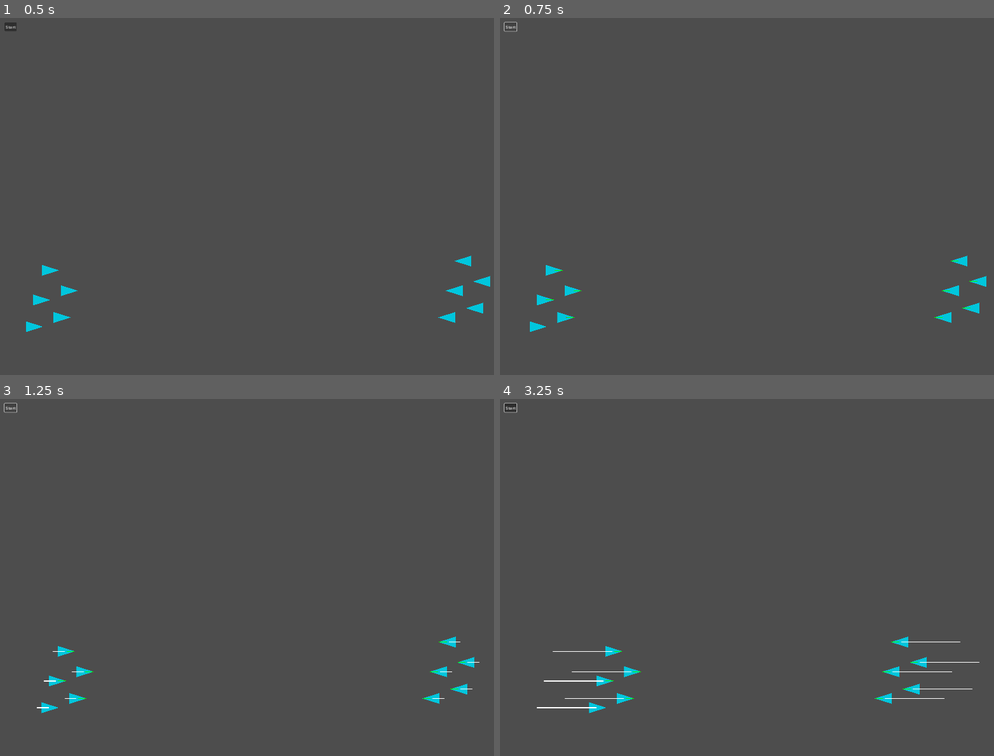
Above: before the commit, frames 1-4 (two rows, left to right).
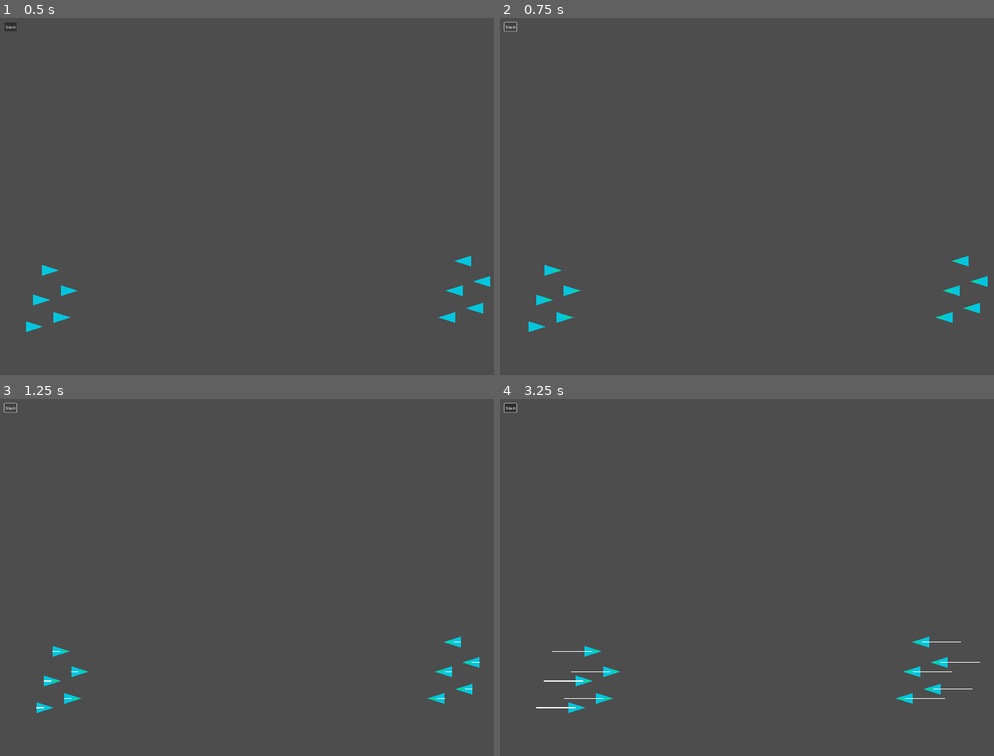
Above: after the commit, the same moments.

Repository: ewandos/godot-plugin-fluid-group-navigation
Game: Godot game, scene res://Game.tscn
The game is run twice, just before and just after one commit, with the same random seed, the same clock (stepped at 60 frames per second) and the same inputs.
Inputs (mouse positions are in pixels of both pictures, inside the frame that each line leads up to):
- Up to frame 1 (0.5 s): no input
- Up to frame 2 (0.75 s): click "Start" at 0.5 s
- Up to frame 3 (1.25 s): no input
- Up to frame 4 (3.25 s): click "Start" at 1.25 s; click "Start" at 2 s; move the mouse to (860, 623) at 2.77 s; click (860, 623) at 2.92 s

Frame 1 is identical in both runs. In frame 2, 0.2% of the frame differs, in the area x 5-99%, y 66-88%; in frame 3, 0.6%; in frame 4, 1.1%, in the area x 7-98%, y 66-89%.

Commit message:
Refactor

Diff:
--- a/AgentAttributes.gd
+++ b/AgentAttributes.gd
@@ -1,9 +1,20 @@
 extends Resource
 class_name AgentAttributes
 
+## Mass of the agent. Affects the inertia and acceleration.
 @export var mass := 1.0
+
+## Radius in pixels which the agent tries to maintain.
 @export var collision_radius := 30.0
-@export var turning_radius := 180
+
+## Limit of degree that the agent can turn in one frame.
+@export_range(1, 90) var turning_radius := 90
+
+## Maximum on force that can be applied to the agent before other forces are ignored.
 @export var max_force := 0.5
-@export var max_speed := 1.5
+
+## Maximum pixels that the agent can move in one frame.
+@export var max_speed := 1
+
+## Radius in pixel that other agents are detected.
 @export var neighbor_radius := 100.0
--- a/AgentMovement.gd
+++ b/AgentMovement.gd
@@ -15,6 +15,7 @@
 var target_reached_distance := 5.0
 var heading := Vector2.RIGHT
 var heading_smoother := HeadingSmoother.new(10)
+var is_sleeping := true
 
 var cummulative_steering_force := Vector2.ZERO
 
@@ -50,7 +51,7 @@
 
 
 func calc_velocity() -> Vector2:
-	if (path.size() == 0):
+	if path.size() == 0:
 		return Vector2.ZERO
 
 	steer()
@@ -72,6 +73,8 @@
 	# reset acceleration to 0 each cycle
 	acceleration *= 0
 
+	velocity = apply_turning_radius(velocity)
+
 	# smooth the heading
 	heading = heading_smoother.update(velocity.normalized())
 
@@ -88,18 +91,6 @@
 	var steering_force: Vector2 = Vector2.ZERO
 	steering_force = global_position.direction_to(path[0])
 	steering_force *= agent_attributes.max_speed
-
-	var steering_angle = abs(steering_force.angle_to(velocity))
-	var max_angle_rad = deg_to_rad(agent_attributes.turning_radius)
-
-	if steering_angle > max_angle_rad:
-		var is_right := velocity.cross(steering_force) > 0
-		var angle_correction = steering_angle - max_angle_rad
-
-		if is_right:
-			angle_correction *= -1
-
-		steering_force = steering_force.rotated(angle_correction)
 
 	return compute_force_to_steer_to_velocity(steering_force)
 
@@ -244,28 +235,33 @@
 	path_follow_force = compute_path_follow_force()
 	path_follow_force *= path_follow_weight
 	cummulative_steering_force += path_follow_force
-	if cummulative_steering_force.length() > agent_attributes.max_force: return cummulative_steering_force
+	if cummulative_steering_force.length() > agent_attributes.max_force:
+		return cummulative_steering_force
 
 	obstacle_avoidance_force = calculate_obstacle_avoidance_steering_force(neighbors)
 	obstacle_avoidance_force *= obstacle_avoidance_weight
 	cummulative_steering_force += obstacle_avoidance_force
-	if cummulative_steering_force.length() > agent_attributes.max_force: return cummulative_steering_force
+	if cummulative_steering_force.length() > agent_attributes.max_force:
+		return cummulative_steering_force
 
 	separation_steering_force = compute_separation_force(neighbors)
 	separation_steering_force *= separation_weight
 	cummulative_steering_force += separation_steering_force
-	if cummulative_steering_force.length() > agent_attributes.max_force: return cummulative_steering_force
+	if cummulative_steering_force.length() > agent_attributes.max_force:
+		return cummulative_steering_force
 
 	alignment_steering_force = compute_alignment_force(neighbors)
 	alignment_steering_force *= alignment_weight
 	cummulative_steering_force += separation_steering_force
-	if cummulative_steering_force.length() > agent_attributes.max_force: return cummulative_steering_force
+	if cummulative_steering_force.length() > agent_attributes.max_force:
+		return cummulative_steering_force
 
 	cohesion_steering_force = compute_cohesion_force(neighbors)
 	cohesion_steering_force *= cohesion_weight
 	cummulative_steering_force += cohesion_steering_force
 
 	return cummulative_steering_force
+
 
 func calculate_path(start_position: Vector2, target_position: Vector2) -> PackedVector2Array:
 	var parameter := NavigationPathQueryParameters2D.new()
@@ -279,9 +275,25 @@
 	result.remove_at(0)
 	return result
 
+
+func apply_turning_radius(steering_force: Vector2) -> Vector2:
+	var force_angle = abs(steering_force.angle_to(heading))
+	var angle_in_degree = rad_to_deg(force_angle)
+	var max_angle_rad = deg_to_rad(agent_attributes.turning_radius)
+
+	if force_angle > max_angle_rad:
+		var is_right := heading.cross(cummulative_steering_force) > 0
+		var angle_correction = force_angle - max_angle_rad
+
+		if is_right:
+			angle_correction *= -1
+
+		return steering_force.rotated(angle_correction)
+	return steering_force
+
+
 func _draw():
 	if not show_debug: return
-	# draw_circle(Vector2.ZERO, agent_attributes.collision_radius, Color.DIM_GRAY)
 	draw_line(Vector2.ZERO, velocity.rotated(-global_rotation) * 20, Color.GREEN, 2)
 	draw_line(Vector2.ZERO, path_follow_force.rotated(-global_rotation) * 100, Color.RED, 2)
 	draw_line(Vector2.ZERO, obstacle_avoidance_force.rotated(-global_rotation) * 100, Color.BLUE, 2)
--- a/HeadingSmoother.gd
+++ b/HeadingSmoother.gd
@@ -1,7 +1,7 @@
 extends Node
 class_name HeadingSmoother
 
-var sample_size = 10
+var sample_size = 15
 var sample_history : Array[Vector2] = []
 var next_empty_slot := 0
 
--- a/Unit.tscn
+++ b/Unit.tscn
@@ -8,13 +8,13 @@
 [sub_resource type="CircleShape2D" id="1"]
 radius = 30.0
 
-[sub_resource type="Resource" id="Resource_vv2ed"]
+[sub_resource type="Resource" id="Resource_e12x8"]
 script = ExtResource("4_p5icd")
 mass = 1.0
 collision_radius = 30.0
-turning_radius = 180
+turning_radius = 90
 max_force = 0.5
-max_speed = 1.5
+max_speed = 1
 neighbor_radius = 100.0
 
 [sub_resource type="Curve" id="Curve_sbusu"]
@@ -38,11 +38,10 @@
 shape = SubResource("1")
 
 [node name="AgentMovement" type="Node2D" parent="." groups=["agent"]]
-position = Vector2(1, -2.08165e-12)
 script = ExtResource("3_vhx41")
 navigation_group = 1
 show_debug = true
-agent_attributes = SubResource("Resource_vv2ed")
+agent_attributes = SubResource("Resource_e12x8")
 obstacle_avoidance_distance_scalar = SubResource("Curve_sbusu")
 
 [node name="Area2D" type="Area2D" parent="AgentMovement"]
